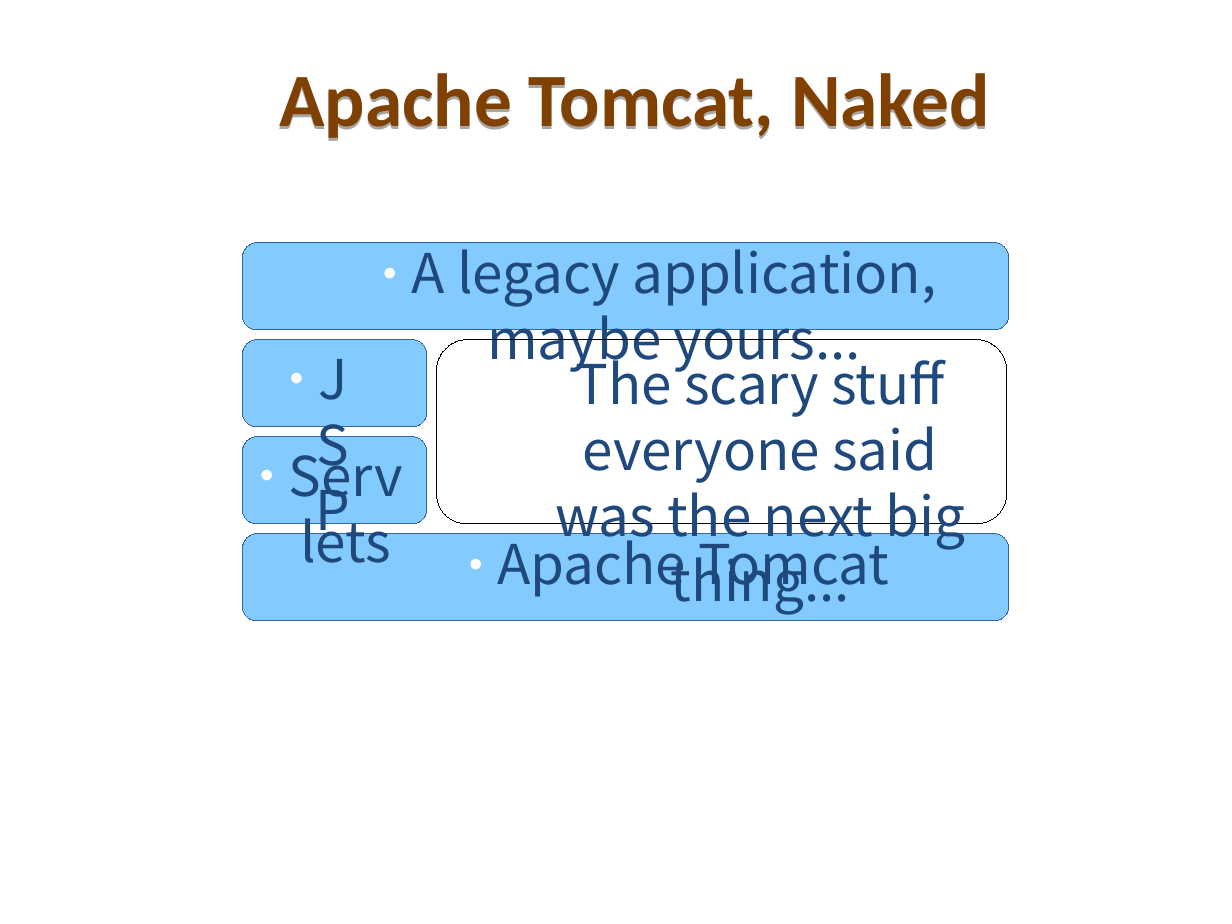
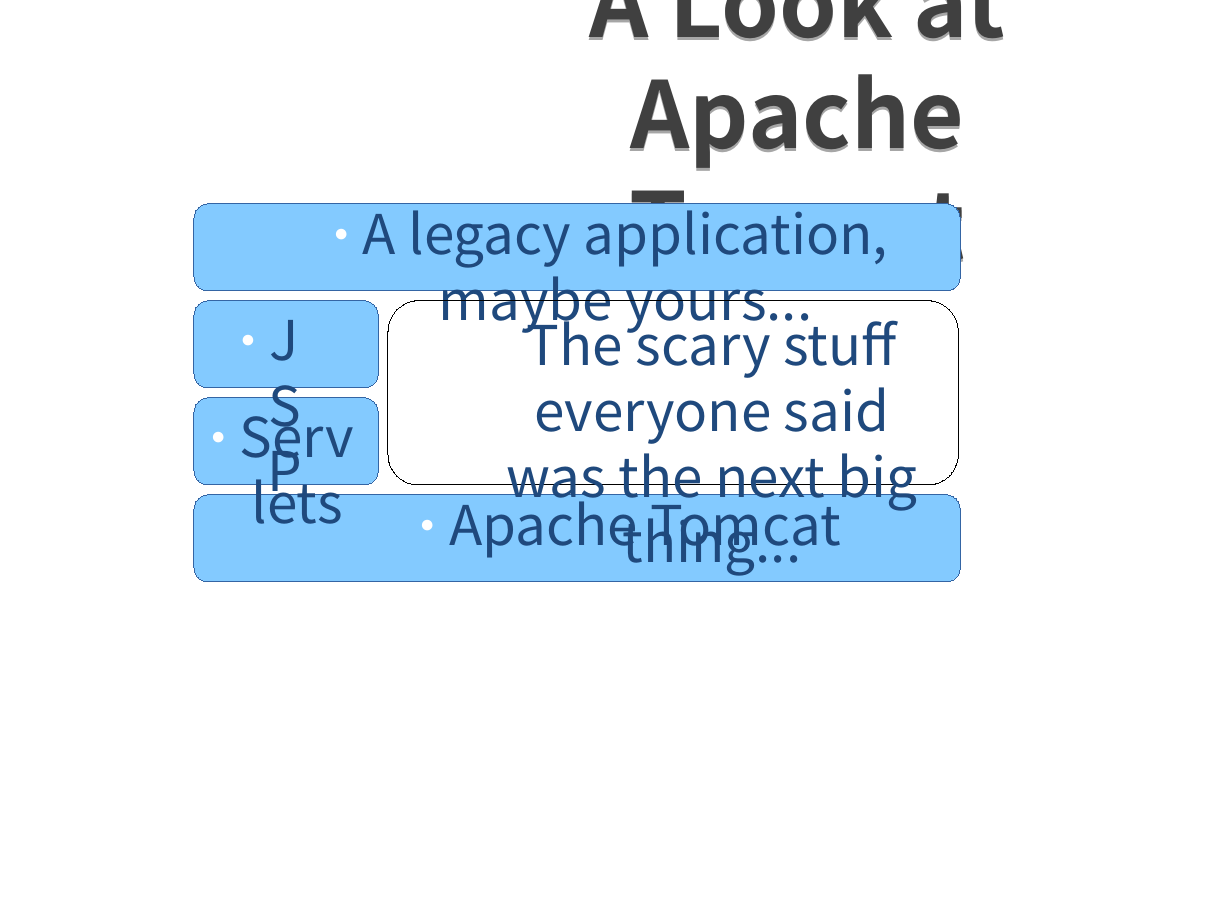
Before and after one commit to tomitribe/tomcat_to_tomee, a slide deck: slide 3 of New-TomcatToTomEE.1-n.odp. Drawn at 1232x924 pixels with LibreOffice and Linux fonts; fonts in the diff are those of the drawing; background and template pictures are left out. Boxes give left, top, right and bottom in pixels: in the first picture for what was removed or moved away, otherwise in the second. Text is boxed around its words. In the diff, an @@ line names an element or a change of style, - is before the commit and + after.

```diff
--- a/New-TomcatToTomEE.1-n.odp
+++ b/New-TomcatToTomEE.1-n.odp
@@ title at box(589, 0, 1006, 282): text changed; size 44 to 54 pt; font Calibri to Noto Sans CJK JP; text colour #804000 to #404040 @@
-Apache Tomcat, Naked
+A Look at Apache Tomcat
@@ 5 texts, 5 rounded rectangles: place and size @@
-5 texts, 5 rounded rectangles at box(243, 237, 1009, 621)
+5 texts, 5 rounded rectangles at box(193, 198, 960, 583)
```
Also in this commit, not shown: 3 other slides changed, 10 slides added, 4 slides removed, 2 other files.
